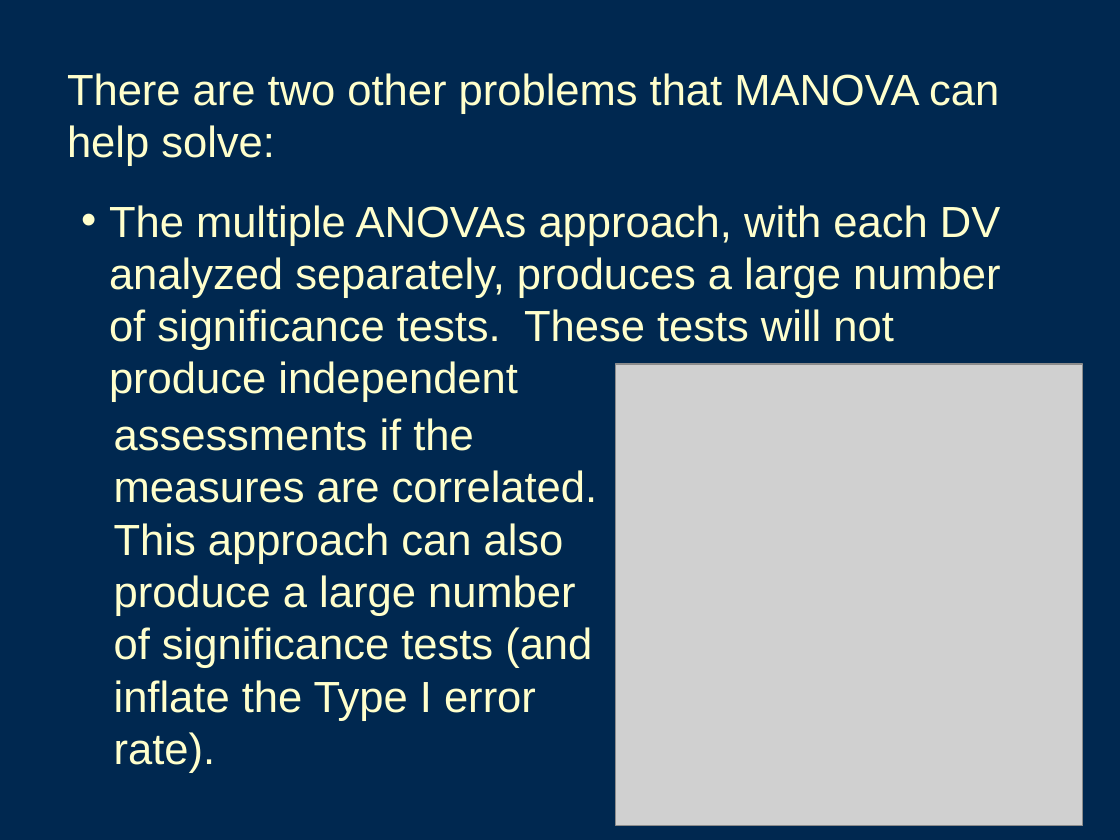
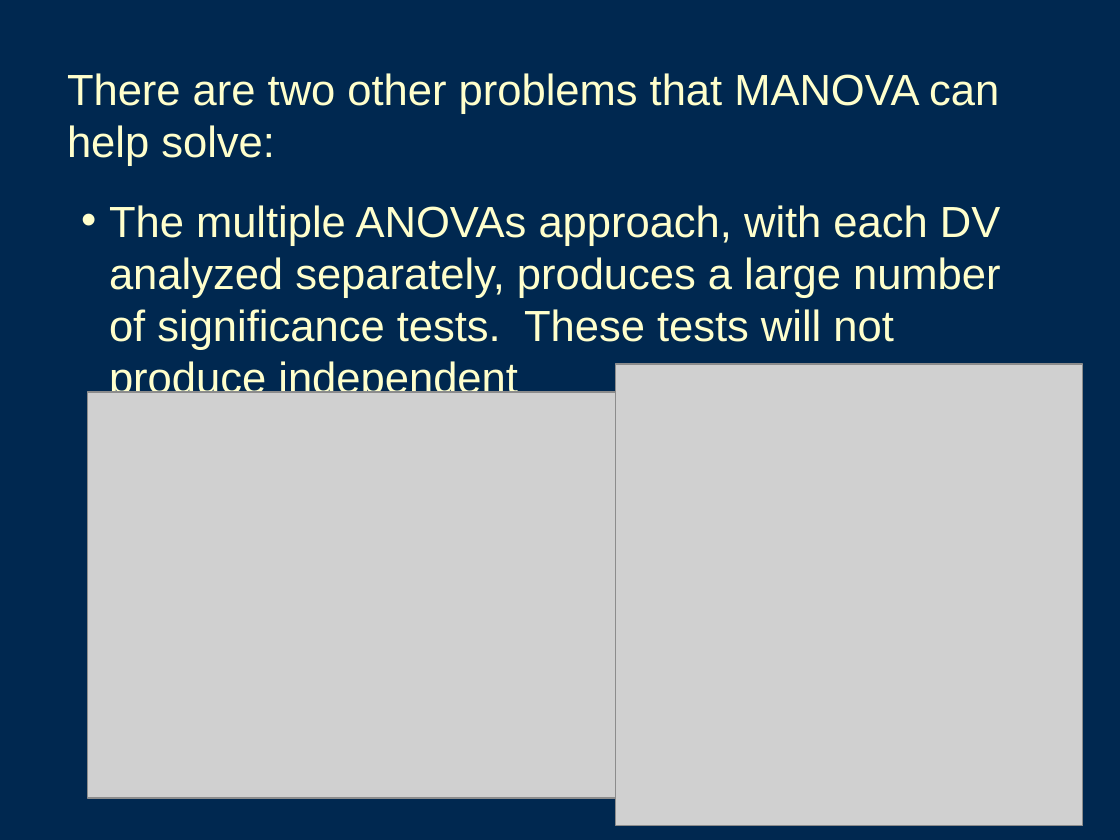
Before and after one commit to emoriebeck/homeworks, a slide deck: slide 34 of multivariate/Class Materials/24 MANOVA/MANOVA_I(2).ppt. Drawn at 1120x840 pixels with LibreOffice and Linux fonts; fonts in the diff are those of the drawing; grey boxes stand for pictures. Boxes give left, top, right and bottom in pixels: in the first picture for what was removed or moved away, otherwise in the second. Text is boxed around its words. In the diff, an @@ line names an element or a change of style, - is before the commit and + after.

```diff
--- a/multivariate/Class Materials/24 MANOVA/MANOVA_I(2).ppt
+++ b/multivariate/Class Materials/24 MANOVA/MANOVA_I(2).ppt
@@ picture added at (87,392,651,799) @@
@@ text removed at (114,418,598,773) @@
-assessments if the measures are correlated. This approach can also produce a large number of significance tests (and inflate the Type I error rate).
```
Also in this commit, not shown: 1 other slide changed, 1 slide added, 1 slide removed, 12 other files.
